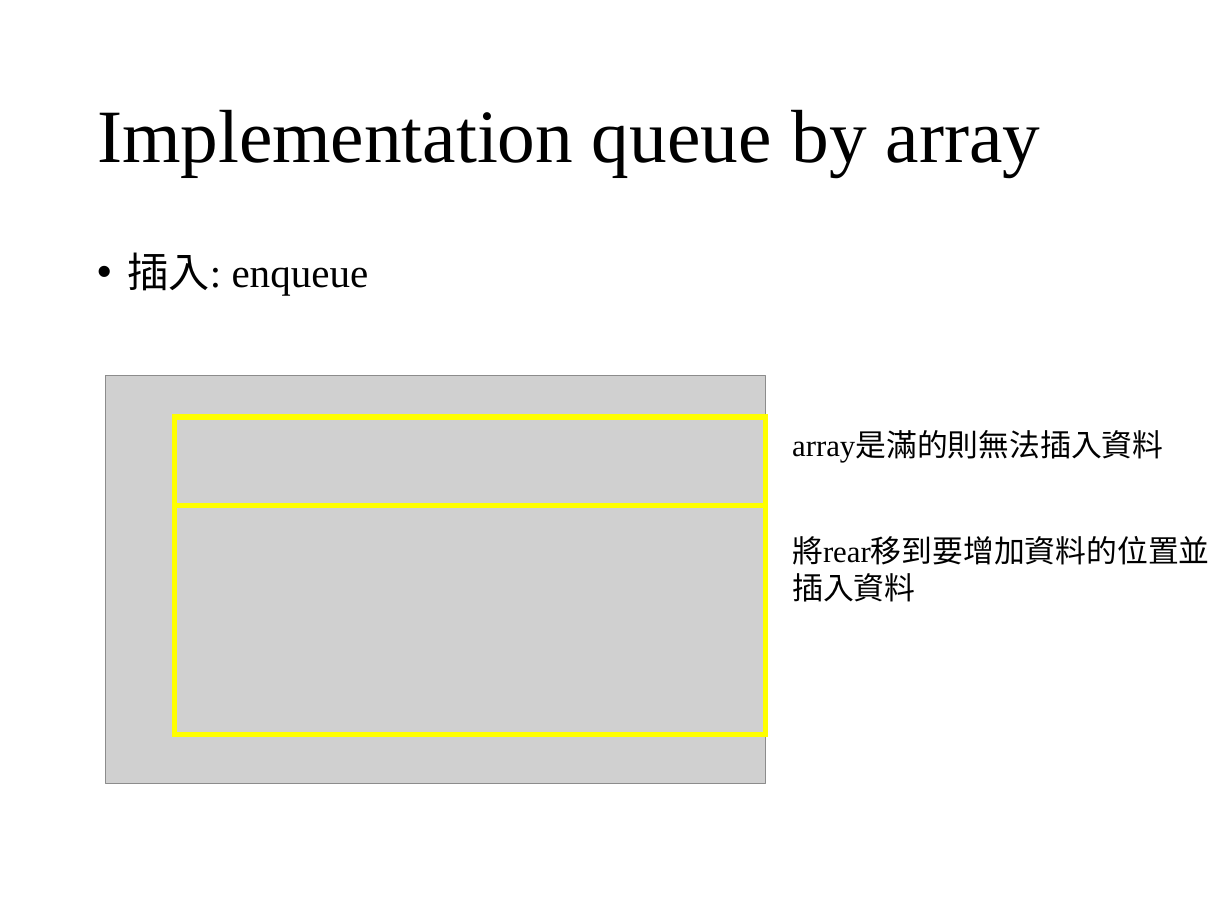
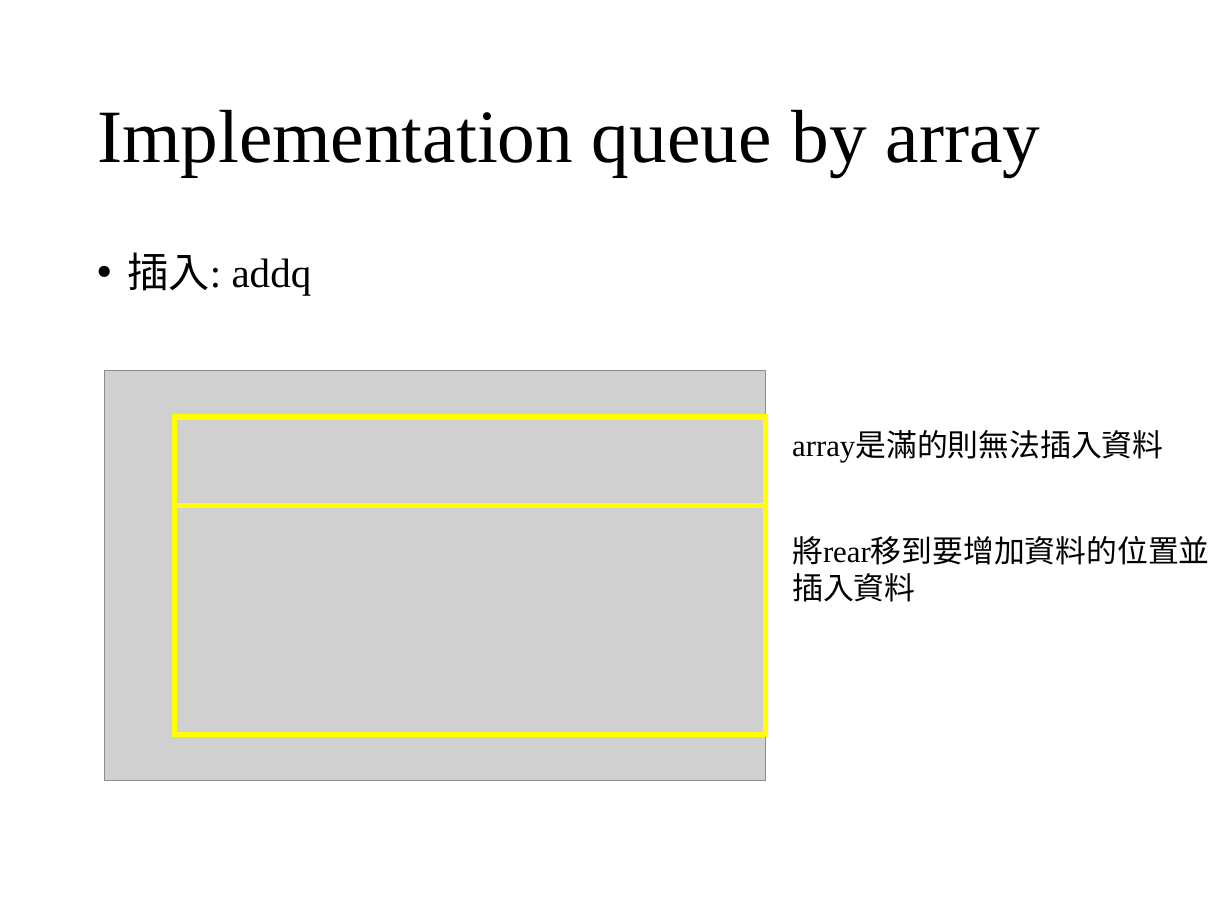
Before and after one commit to wangruxing/DataStructure, a slide deck: slide 29 of Chapter 3 Stacks and Queues/Chapter 3.pptx. Drawn at 1232x924 pixels with LibreOffice and Linux fonts; fonts in the diff are those of the drawing; grey boxes stand for pictures. Boxes give left, top, right and bottom in pixels: in the first picture for what was removed or moved away, otherwise in the second. Text is boxed around its words. In the diff, an @@ line names an element or a change of style, - is before the commit and + after.

Commit message:
修改 Implementation queue by array
3.2的程式碼及PPT

```diff
--- a/Chapter 3 Stacks and Queues/Chapter 3.pptx
+++ b/Chapter 3 Stacks and Queues/Chapter 3.pptx
@@ text at (128,252,312,295): text changed @@
-  • 插入: enqueue
+  • 插入: addq
@@ picture: place and size @@
-picture at (106,376,765,784)
+picture at (105,371,765,781)
```
Also in this commit, not shown: 16 other slides changed, 4 other files.
